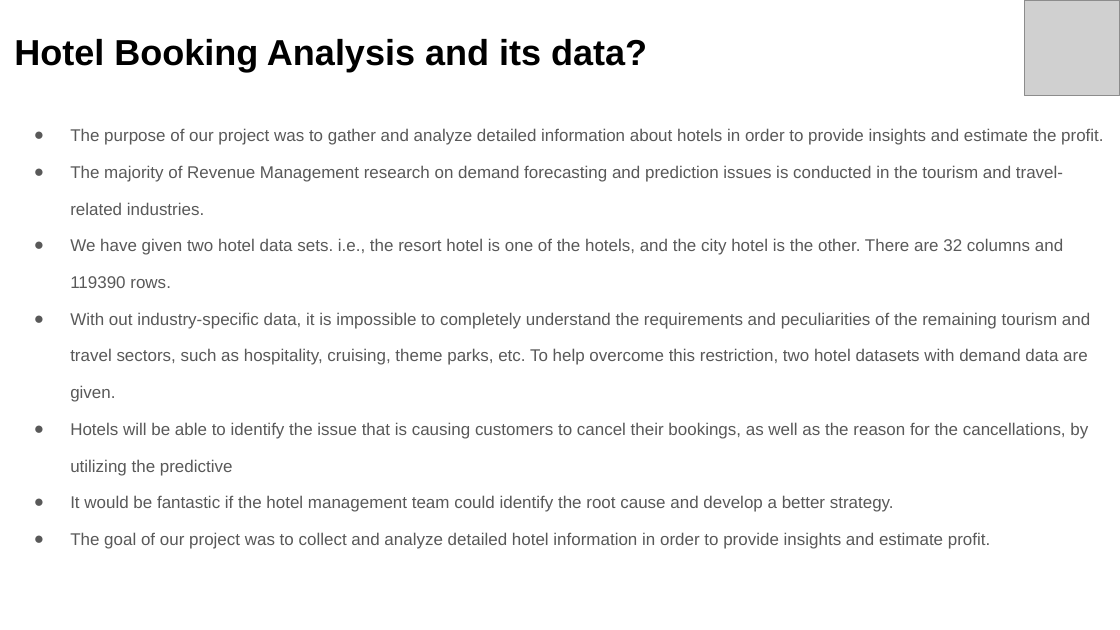
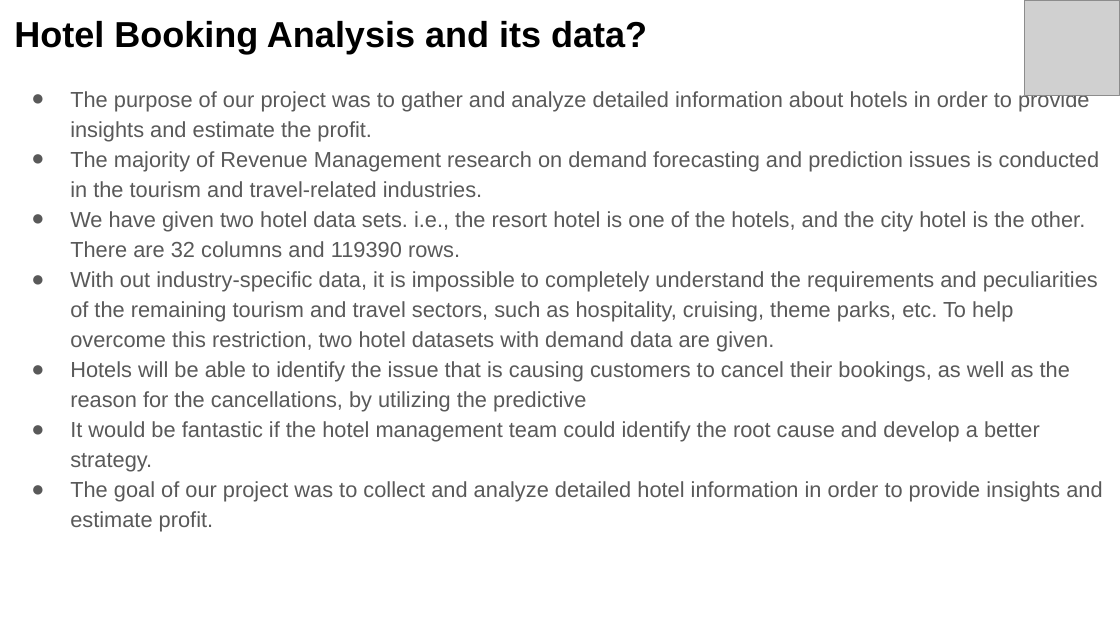
Before and after one commit to mayank021296/Hotel-Booking-Capstone-EDA-PRoject, a slide deck: slide 5 of Hotel Booking.pptx. Drawn at 1120x630 pixels with LibreOffice and Linux fonts; fonts in the diff are those of the drawing; grey boxes stand for pictures. Boxes give left, top, right and bottom in pixels: in the first picture for what was removed or moved away, otherwise in the second. Text is boxed around its words. In the diff, an @@ line names an element or a change of style, - is before the commit and + after.

```diff
--- a/Hotel Booking.pptx
+++ b/Hotel Booking.pptx
@@ title "Hotel Booking Analysis and its ...": place and size @@
-title "Hotel Booking Analysis and its ..." at <box>14,39,647,72</box>
+title "Hotel Booking Analysis and its ..." at <box>14,21,647,54</box>
@@ text "The purpose of our project ...": place and size @@
-text "The purpose of our project ..." at <box>70,128,1103,549</box>
+text "The purpose of our project ..." at <box>70,89,1102,532</box>
@@ text "The purpose of our project ..." at <box>70,89,1102,532</box>: size 11 to 14 pt; indent changed; line spacing 1.8 to 1.15 @@
```
Also in this commit, not shown: 26 other slides changed, 4 slides added, 3 slides removed.
